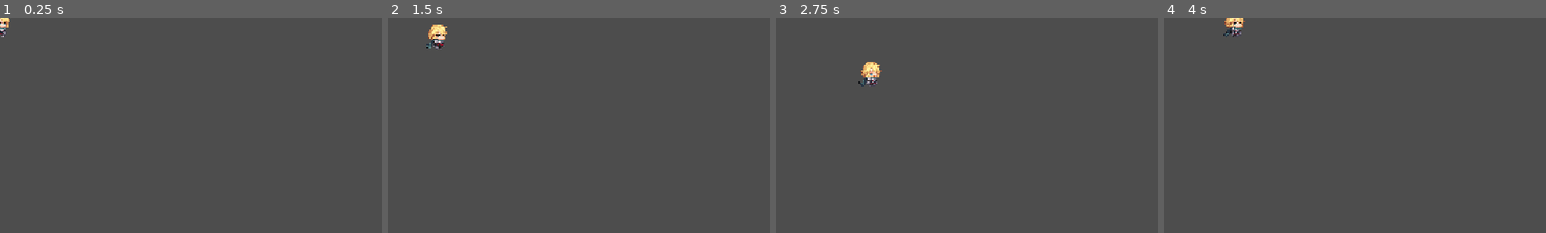
Above: before the commit, frames 1-4 (left to right).
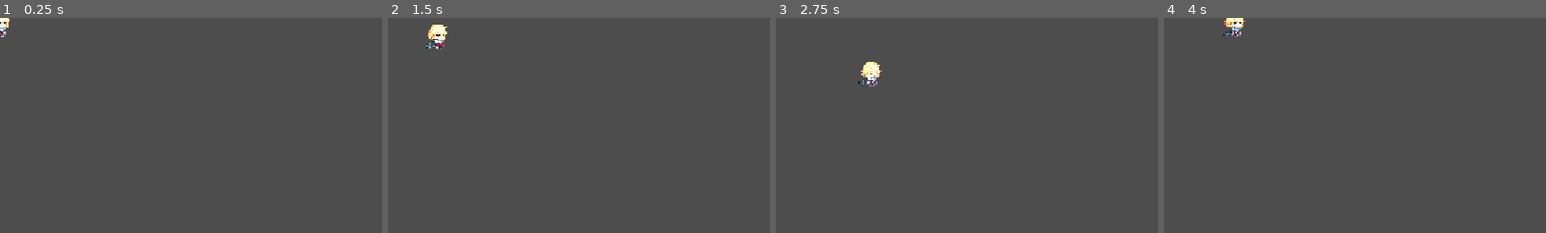
Above: after the commit, the same moments.

Repository: PisangRebus-cmyk/LELE-ZERO-PROJECT
Game: Godot game, scene res://Scene/Player2.tscn
Same seed, same stepped clock (60 frames per second), same inputs: the game is played once before the commit and once after it. This scene is started directly instead of the project's main scene.
Inputs (mouse positions are % of the whole screen's width and height, from its top left):
- Up to frame 1 (0.25 s): no input
- Up to frame 2 (1.5 s): tap Enter at 0.5 s; move the mouse to (72, 45) at 0.52 s; hold D (walk_right) 0.53-1.28 s; click (72, 45) at 0.6 s; move the mouse to (30, 55) at 1.27 s; hold S (walk_down) from 1.28 s (still down); tap Shift (dodge) at 1.35 s
- Up to frame 3 (2.75 s): move the mouse to (60, 28) at 2.02 s; release S (walk_down) at 2.03 s; hold D (walk_right) from 2.03 s (still down); hold Right mouse button (guard) from 2.03 s (still down)
- Up to frame 4 (4 s): move the mouse to (45, 70) at 2.77 s; release D (walk_right) at 2.78 s; release Right mouse button (guard) at 2.78 s; hold W (walk_up) 2.78-3.53 s; click (45, 70) at 2.85 s; move the mouse to (80, 65) at 3.52 s; hold A (walk_left) from 3.53 s (still down); tap Shift (dodge) at 3.6 s
The pictures show only the part of the screen within x 0-50%, y 0-50%; the shares and areas given below are measured in that part.

The runs differ from the first frame. In frame 1, 0.2% of the frame differs, in the area x 0-3%, y 0-9%; in frame 2, 0.4%; in frame 3, 0.4%, in the area x 22-28%, y 20-32%; in frame 4, 0.3%.

Commit message:
player2

Diff:
--- a/lele-zero-sigma/Scene/Player2.tscn
+++ b/lele-zero-sigma/Scene/Player2.tscn
@@ -1,14 +1,21 @@
 [gd_scene format=3 uid="uid://chpl0isksyaxt"]
 
-[ext_resource type="Script" path="res://Script/player2.gd" id="1_mjxxk"]
-[ext_resource type="Texture2D" path="res://Assets/Sprites/FuturePrincess_3.png" id="2_eyttc"]
+[ext_resource type="Script" uid="uid://dkbetgv8qv8rw" path="res://Script/player2.gd" id="1_mjxxk"]
+[ext_resource type="Texture2D" uid="uid://yrhbcpbhh0mv" path="res://Assets/Sprites/FuturePrincess_3.png" id="2_eyttc"]
 
 [sub_resource type="CapsuleShape2D" id="CapsuleShape2D_g3ar4"]
 radius = 1.6957312
 
 [sub_resource type="SpriteFrames" id="SpriteFrames_fwuf6"]
 
-[node name="Player2" type="CharacterBody2D" unique_id=1063273838]
+[sub_resource type="Gradient" id="Gradient_uqtlx"]
+
+[sub_resource type="GradientTexture2D" id="GradientTexture2D_uj04i"]
+gradient = SubResource("Gradient_uqtlx")
+
+[sub_resource type="CircleShape2D" id="CircleShape2D_p5viw"]
+
+[node name="ghost" type="CharacterBody2D" unique_id=1063273838]
 script = ExtResource("1_mjxxk")
 
 [node name="CollisionShape2D" type="CollisionShape2D" parent="." unique_id=995423570]
@@ -21,3 +28,15 @@
 
 [node name="Sprite2D" type="Sprite2D" parent="." unique_id=2141952106]
 texture = ExtResource("2_eyttc")
+
+[node name="PointLight2D" type="PointLight2D" parent="." unique_id=806515290]
+position = Vector2(0, 9.999999)
+scale = Vector2(0.44387415, 0.5867846)
+texture = SubResource("GradientTexture2D_uj04i")
+
+[node name="LightArea" type="Area2D" parent="." unique_id=1786488550]
+
+[node name="CollisionShape2D" type="CollisionShape2D" parent="LightArea" unique_id=1703128383]
+position = Vector2(1, 11)
+scale = Vector2(27.776005, 24.561274)
+shape = SubResource("CircleShape2D_p5viw")
--- a/lele-zero-sigma/Script/player2.gd
+++ b/lele-zero-sigma/Script/player2.gd
@@ -2,24 +2,59 @@
 
 @export var SPEED := 100
 @export var acceleration := 2000
+@export var light_radius := 120.0
 
+@onready var light: PointLight2D = $PointLight2D
+@onready var light_area: Area2D = $LightArea
+
+var is_active := true
 var facing_direction := Vector2.DOWN
 
 
 func _ready():
-	add_to_group("Player")
+	add_to_group("Ghost")
+	_apply_light_radius()
+	light_area.body_entered.connect(_on_light_entered)
+	light_area.body_exited.connect(_on_light_exited)
+	light_area.area_entered.connect(_on_light_entered)
+	light_area.area_exited.connect(_on_light_exited)
 
+#Jalan
 func _physics_process(delta: float) -> void:
-	var direction := Input.get_vector("walk_left", "walk_right", "walk_up", "walk_down")
-	if direction != Vector2.ZERO:
-		facing_direction = direction
+	var direction := Vector2.ZERO
+	if is_active:
+		direction = Input.get_vector("walk_left", "walk_right", "walk_up", "walk_down")
+		if direction != Vector2.ZERO:
+			facing_direction = direction
 
 	velocity.x = move_toward(velocity.x, direction.x * SPEED, acceleration * delta)
 	velocity.y = move_toward(velocity.y, direction.y * SPEED, acceleration * delta)
 	_update_animation(direction)
 	move_and_slide()
 
-# Health Bar
+#Cahaya Ghost
+func _apply_light_radius() -> void:
+	var shape := $LightArea/CollisionShape2D.shape as CircleShape2D
+	if shape:
+		shape.radius = light_radius
+	if light.texture:
+		light.texture_scale = light_radius / (light.texture.get_width() * 0.5)
+
+func _on_light_entered(node: Node) -> void:
+	if node.has_method("enter_light"):
+		node.enter_light()
+
+func _on_light_exited(node: Node) -> void:
+	if node.has_method("exit_light"):
+		node.exit_light()
+
+func set_active(value: bool) -> void:
+	is_active = value
+
+
+
+
+#health (iya ga bisa metong)
 func take_hit(_damage = 0, _stun_power = 0.0, _knockback = Vector2.ZERO, _attacker = null) -> void:
 	pass
 
@@ -27,6 +62,6 @@
 	pass
 
 
-# ===================== ANIMASI (masih kosong euy) =====================
+# Animasi
 func _update_animation(_direction: Vector2) -> void:
-	pass  # idle / walk
+	pass
